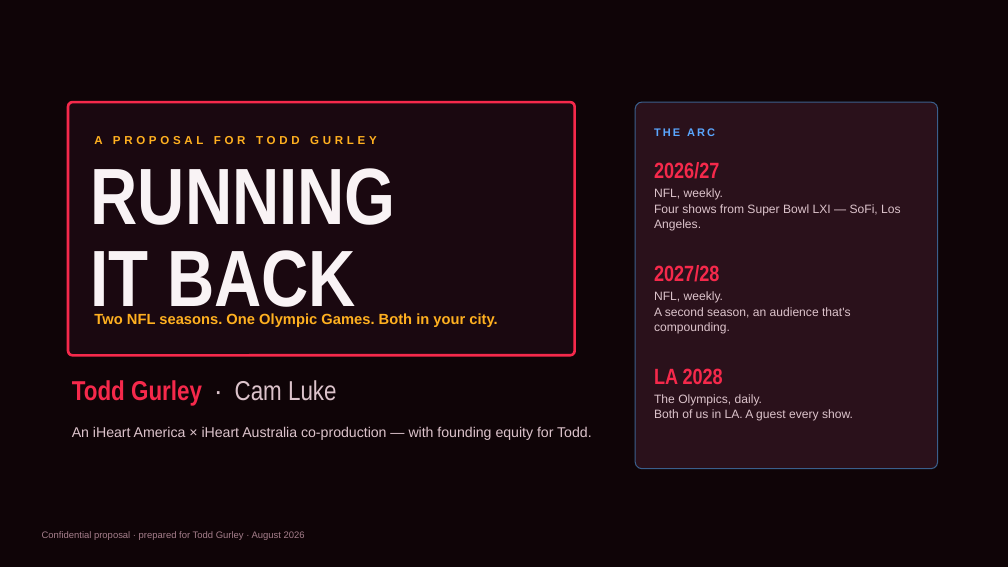
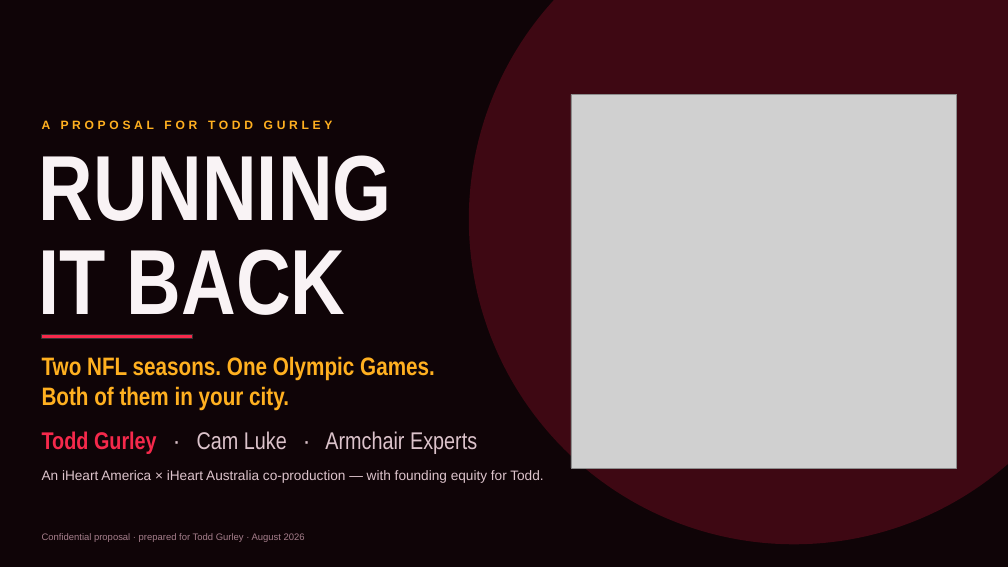
Before and after one commit to jvanders33/Armchair-NFL, a slide deck: slide 1 of pitch/Running-it-Back-Gurley.pptx. Drawn at 1008x567 pixels with LibreOffice and Linux fonts; fonts in the diff are those of the drawing; grey boxes stand for pictures. Boxes give left, top, right and bottom in pixels: in the first picture for what was removed or moved away, otherwise in the second. Text is boxed around its words. In the diff, an @@ line names an element or a change of style, - is before the commit and + after.

```diff
--- a/pitch/Running-it-Back-Gurley.pptx
+++ b/pitch/Running-it-Back-Gurley.pptx
@@ ellipse added at bbox=[469, 0, 1008, 544], fill #8C0F27 at 38% opacity @@
@@ text "A PROPOSAL FOR TODD GURLEY": place and size @@
-text "A PROPOSAL FOR TODD GURLEY" at bbox=[94, 136, 377, 144]
+text "A PROPOSAL FOR TODD GURLEY" at bbox=[42, 120, 333, 129]
@@ text "A PROPOSAL FOR TODD GURLEY" at bbox=[42, 120, 333, 129]: size 11 to 11.5 pt @@
@@ rounded rectangle removed at bbox=[68, 102, 575, 355] @@
@@ picture added at bbox=[571, 95, 957, 468] @@
@@ rounded rectangle removed at bbox=[635, 102, 938, 469] @@
@@ text "RUNNING": place and size @@
-text "RUNNING" at bbox=[91, 168, 396, 320]
+text "RUNNING" at bbox=[39, 155, 392, 315]
@@ text "RUNNING" at bbox=[39, 155, 392, 315]: size 76 to 88 pt; line spacing 0.86 to 0.85 @@
@@ text removed at bbox=[654, 128, 715, 136] @@
-THE ARC
@@ text removed at bbox=[654, 162, 719, 179] @@
-2026/27
@@ text removed at bbox=[654, 188, 900, 230] @@
-NFL, weekly.
-Four shows from Super Bowl LXI — SoFi, Los Angeles.
@@ text removed at bbox=[654, 265, 719, 282] @@
-2027/28
@@ text removed at bbox=[654, 291, 851, 333] @@
-NFL, weekly.
-A second season, an audience that's compounding.
@@ text at bbox=[42, 356, 435, 411]: text changed; size 14 to 24 pt; font Arial to Arial Narrow @@
-Two NFL seasons. One Olympic Games. Both in your city.
+Two NFL seasons. One Olympic Games.
+Both of them in your city.
@@ text "Two NFL seasons. One Olympic ..." at bbox=[42, 356, 435, 411]: vertical alignment middle to top @@
@@ rectangle added at bbox=[42, 334, 193, 339], fill #F5294B, outline #333333 1 pt @@
@@ text removed at bbox=[654, 368, 723, 384] @@
-LA 2028
@@ text removed at bbox=[654, 394, 853, 421] @@
-The Olympics, daily.
-Both of us in LA. A guest every show.
@@ text at bbox=[42, 431, 477, 454]: text changed; size 26 to 23 pt; text colour #F5294B to #DCC3CB; bold off @@
-Todd Gurley · Cam Luke
+Todd Gurley · Cam Luke · Armchair Experts
@@ text "An iHeart America × iHeart ...": place and size @@
-text "An iHeart America × iHeart ..." at bbox=[72, 426, 592, 440]
+text "An iHeart America × iHeart ..." at bbox=[42, 470, 543, 483]
@@ text "An iHeart America × iHeart ..." at bbox=[42, 470, 543, 483]: size 13.5 to 13 pt; line spacing 1.1 to 1 @@
```
Also in this commit, not shown: 6 other slides changed, 1 slide added, 9 other files.
